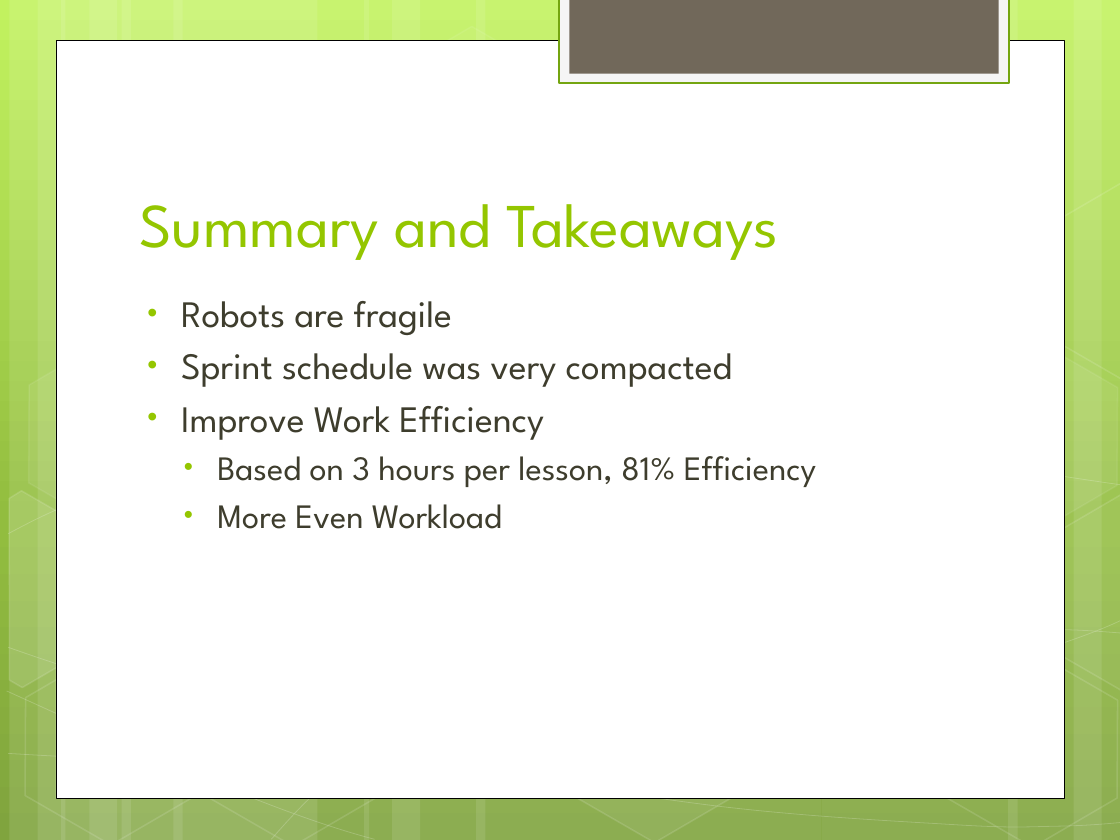
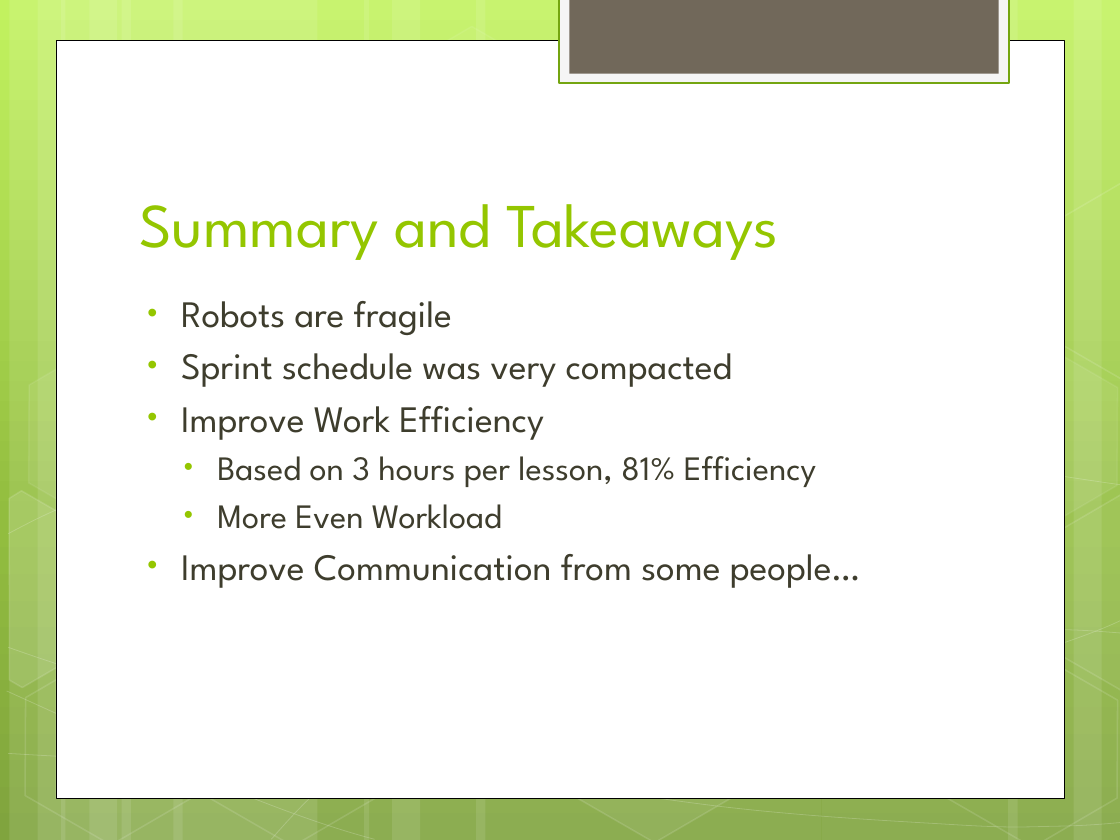
Before and after one commit to jacobrtaylor/NaoCapstone2017, a slide deck: slide 15 of NAO Sprint 2 Review.pptx (slide 12 before the commit). Drawn at 1120x840 pixels with LibreOffice and Linux fonts; fonts in the diff are those of the drawing. Boxes give left, top, right and bottom in pixels: in the first picture for what was removed or moved away, otherwise in the second. Text is boxed around its words. In the diff, an @@ line names an element or a change of style, - is before the commit and + after.

```diff
--- a/NAO Sprint 2 Review.pptx
+++ b/NAO Sprint 2 Review.pptx
@@ text at (181, 554, 860, 588): paragraph added @@
+• Improve Communication from some people…
```
Also in this commit, not shown: 5 other slides changed, 3 slides added.
